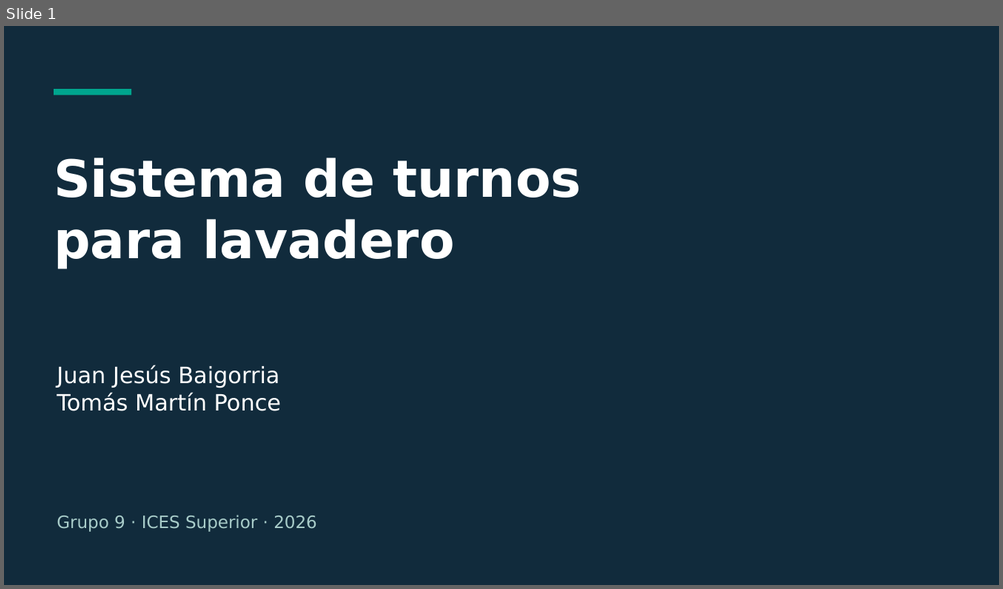
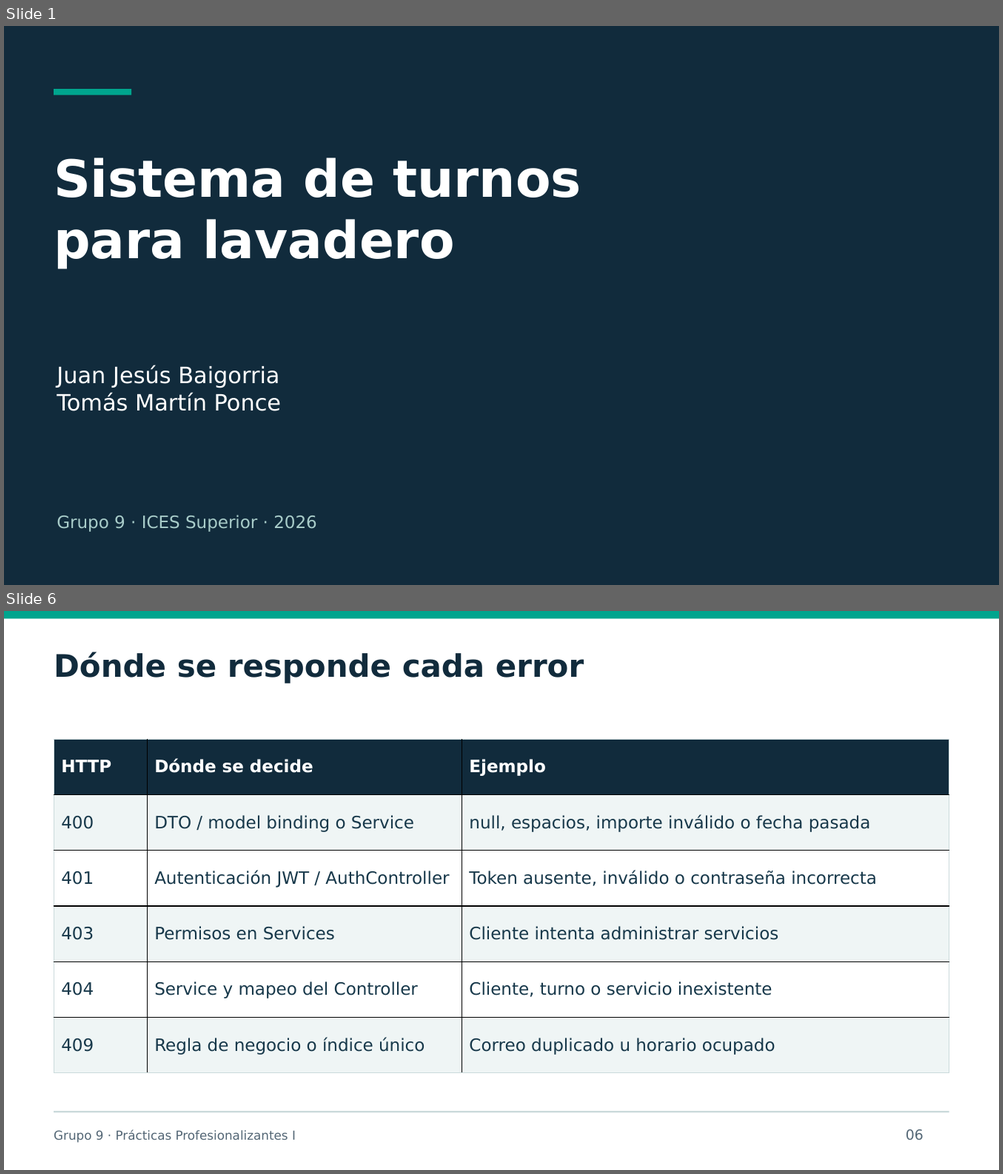
Before and after one commit to PracticasProfesionalizantes-I-2026/Grupo-9-TurnosLavadero, a slide deck: Documentos/Presentacion/TurnosLavadero-Grupo9.pptx. Shown one above the other, each under a label of ours: slide 1 before the commit, slides 1 and 6 after it; the slides between them are not shown. The pictures are 1003x589 and 1003x1174 pixels, drawn with LibreOffice and Linux fonts; fonts in the diff are those of the drawing. Boxes give left, top, right and bottom in pixels: in the first picture for what was removed or moved away, otherwise in the second. Text is boxed around its words. In the diff, an @@ line names an element or a change of style, - is before the commit and + after.

Commit message:
Preparar defensa con Bruno, JWT reales y validaciones; traducir duplicados concurrentes a 409

```diff
--- a/Documentos/Presentacion/TurnosLavadero-Grupo9.pptx
+++ b/Documentos/Presentacion/TurnosLavadero-Grupo9.pptx
@@ slide 6 added at bbox=[4, 611, 999, 1170], background #FFFFFF @@
@@ rectangle added at bbox=[4, 611, 999, 618], fill #00A58E @@
@@ text added at bbox=[54, 652, 583, 684], 30 pt, text #112B3C, bold @@
+Dónde se responde cada error
@@ table added at bbox=[54, 739, 949, 1073], 6 rows, 3 columns @@
+HTTP | Dónde se decide | Ejemplo
+400 | DTO / model binding o Service | null, espacios, importe inválido o fecha pasada
+401 | Autenticación JWT / AuthController | Token ausente, inválido o contraseña incorrecta
+403 | Permisos en Services | Cliente intenta administrar servicios
+404 | Service y mapeo del Controller | Cliente, turno o servicio inexistente
+409 | Regla de negocio o índice único | Correo duplicado u horario ocupado
@@ rectangle added at bbox=[54, 1112, 949, 1113], fill #CADADB @@
@@ text added at bbox=[54, 1130, 296, 1143], 12 pt, text #536675 @@
+Grupo 9 · Prácticas Profesionalizantes I
@@ text added at bbox=[905, 1130, 923, 1140], 13.5 pt, text #536675 @@
+06
```
Also in this commit, not shown: 8 slides changed, 8 other slides added, 6 slides removed, 44 other files.
